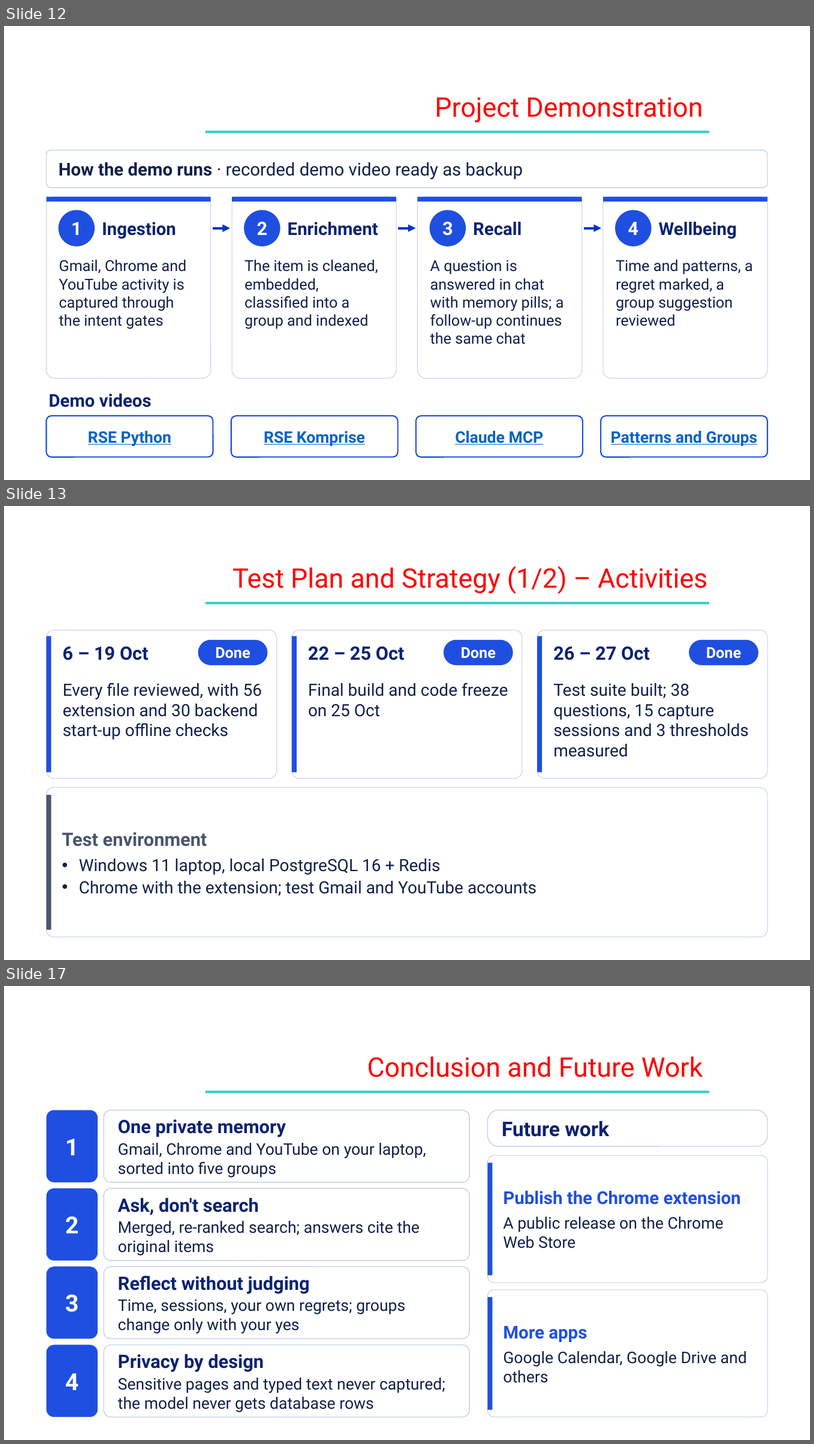
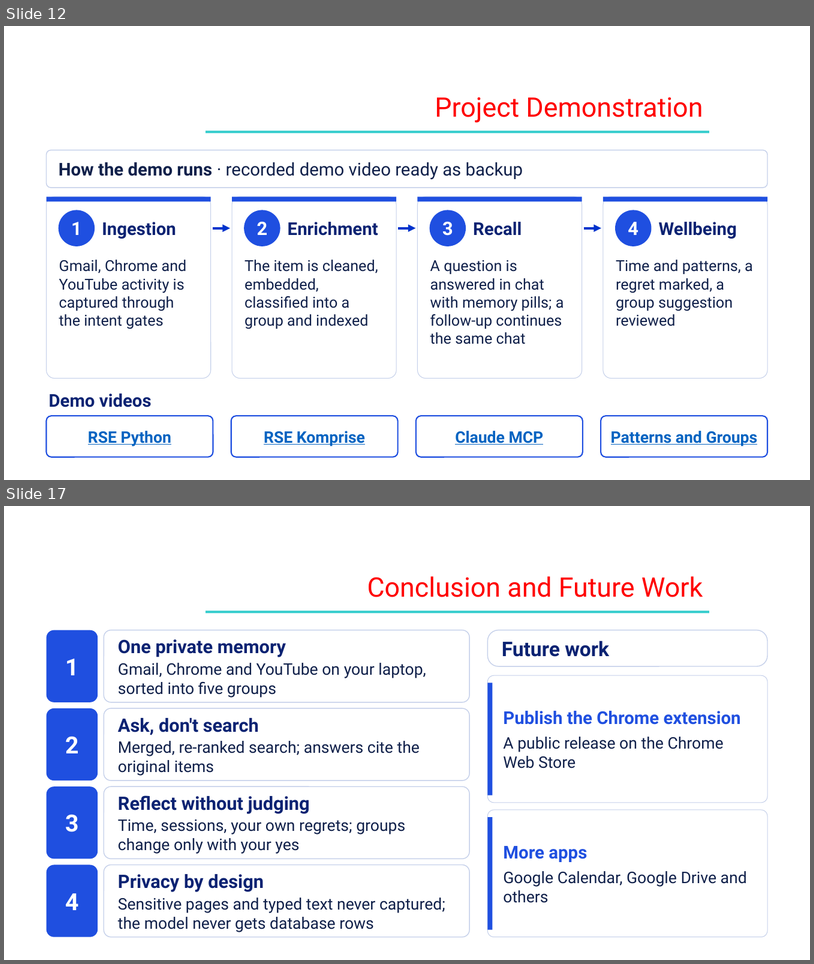
Before and after one commit to Shehzaad-khan/Efficient-Contextualized-History-Orchestrator-E.C.H.O, a slide deck: docs/Phase III/ECHO_Phase3_Review3.pptx. Shown one above the other, each under a label of ours: slides 12, 13 and 17 before the commit, slides 12 and 17 after it; the slides between them are not shown. The pictures are 814x1444 and 814x964 pixels, drawn with LibreOffice and Linux fonts; fonts in the diff are those of the drawing; background and template pictures are left out. Boxes give left, top, right and bottom in pixels: in the first picture for what was removed or moved away, otherwise in the second. Text is boxed around its words. In the diff, an @@ line names an element or a change of style, - is before the commit and + after.

```diff
--- a/docs/Phase III/ECHO_Phase3_Review3.pptx
+++ b/docs/Phase III/ECHO_Phase3_Review3.pptx
@@ slide 13 removed at bbox=[4, 506, 810, 960], background picture (left out) @@
@@ text removed at bbox=[233, 566, 708, 594] @@
-Test Plan and Strategy (1/2) – Activities
@@ rectangle removed at bbox=[206, 601, 710, 604] @@
@@ rounded rectangle removed at bbox=[47, 630, 277, 778] @@
@@ rounded rectangle removed at bbox=[292, 630, 522, 778] @@
@@ rounded rectangle removed at bbox=[537, 630, 768, 778] @@
@@ rectangle removed at bbox=[47, 636, 51, 772] @@
@@ text removed at bbox=[63, 646, 149, 660] @@
-6 – 19 Oct
@@ rounded rectangle removed at bbox=[198, 640, 268, 665] @@
-Done
@@ rectangle removed at bbox=[292, 636, 297, 772] @@
@@ text removed at bbox=[308, 646, 405, 660] @@
-22 – 25 Oct
@@ rounded rectangle removed at bbox=[444, 640, 513, 665] @@
-Done
@@ rectangle removed at bbox=[537, 636, 542, 772] @@
@@ text removed at bbox=[554, 646, 650, 660] @@
-26 – 27 Oct
@@ rounded rectangle removed at bbox=[689, 640, 759, 665] @@
-Done
@@ text removed at bbox=[63, 682, 262, 739] @@
-Every file reviewed, with 56 extension and 30 backend start-up offline checks
@@ text removed at bbox=[308, 682, 508, 717] @@
-Final build and code freeze on 25 Oct
@@ text removed at bbox=[554, 683, 749, 757] @@
-Test suite built; 38 questions, 15 capture sessions and 3 thresholds measured
@@ rounded rectangle removed at bbox=[47, 787, 768, 937] @@
@@ rectangle removed at bbox=[47, 795, 51, 930] @@
@@ text removed at bbox=[62, 832, 537, 895] @@
-Test environment
-• Windows 11 laptop, local PostgreSQL 16 + Redis
-• Chrome with the extension; test Gmail and YouTube accounts
```
Also in this commit, not shown: 2 slides changed, 2 slides added, 1 other slide removed, 2 other files.
